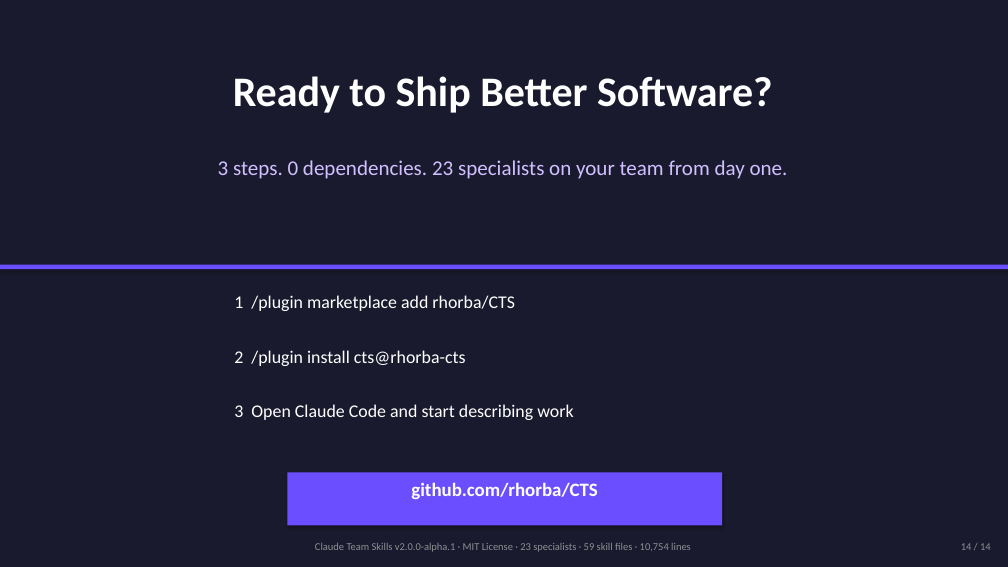
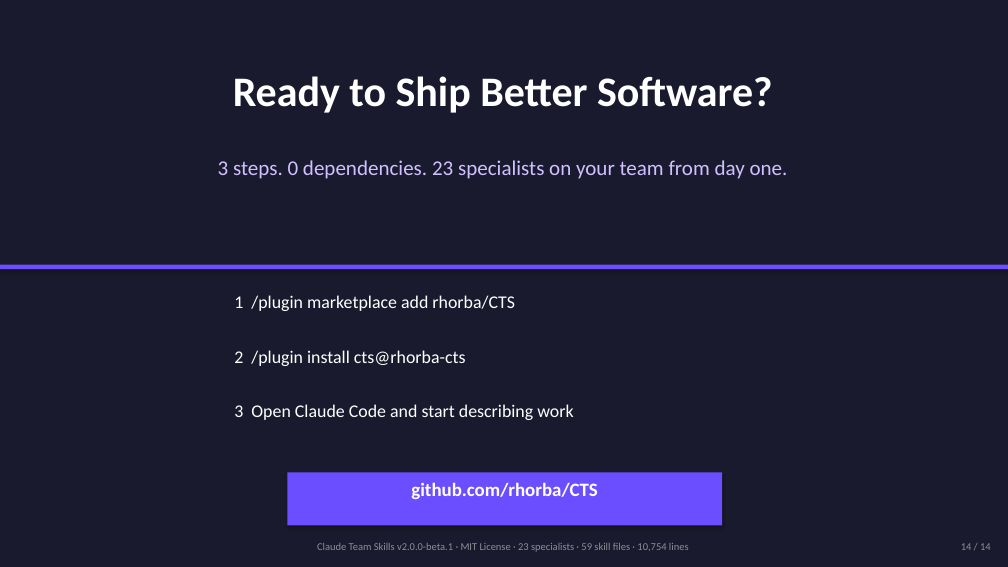
Before and after one commit to rhorba/CTS, a slide deck: slide 14 of claude-team-skills-pitch.pptx. Drawn at 1008x567 pixels with LibreOffice and Linux fonts; fonts in the diff are those of the drawing. Boxes give left, top, right and bottom in pixels: in the first picture for what was removed or moved away, otherwise in the second. Text is boxed around its words. In the diff, an @@ line names an element or a change of style, - is before the commit and + after.

```diff
--- a/claude-team-skills-pitch.pptx
+++ b/claude-team-skills-pitch.pptx
@@ text at bbox=[317, 543, 689, 552]: text changed @@
-Claude Team Skills v2.0.0-alpha.1 · MIT License · 23 specialists · 59 skill files · 10,754 lines
+Claude Team Skills v2.0.0-beta.1 · MIT License · 23 specialists · 59 skill files · 10,754 lines
```
Also in this commit, not shown: 9 other files.
